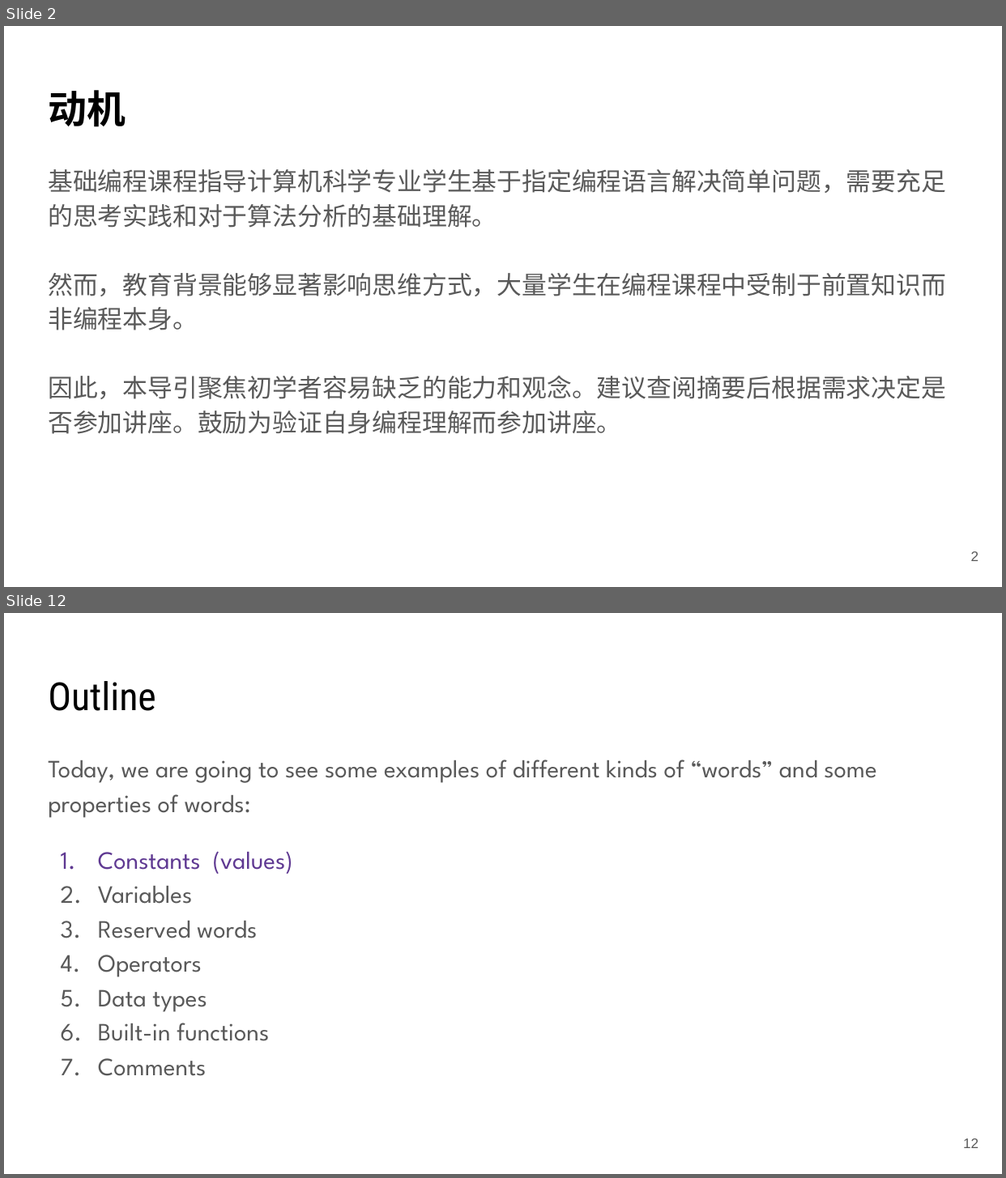
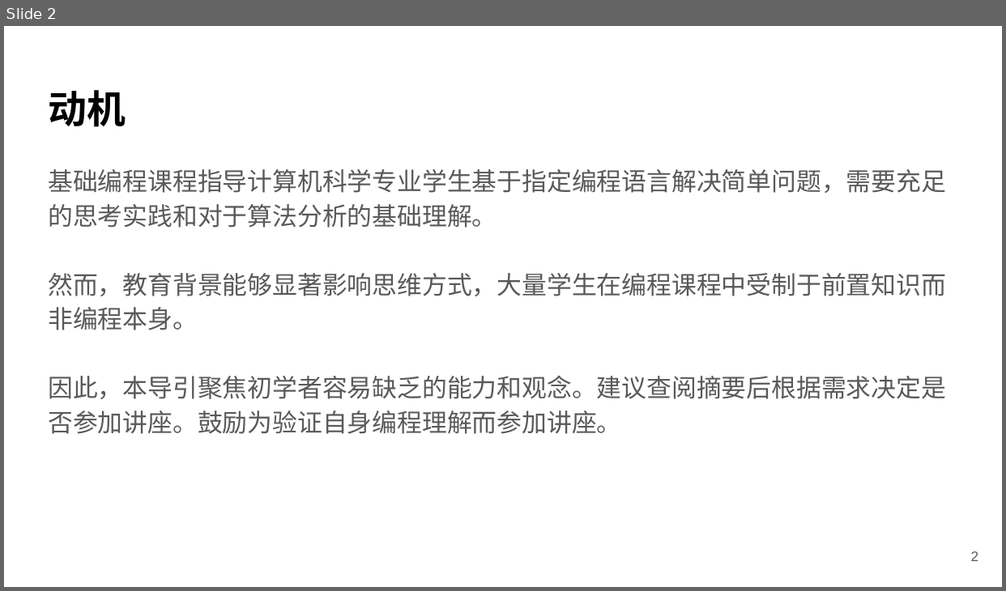
Before and after one commit to Saisyc/From-Algorithm-To-Implementation, a slide deck: 第1章 面向计算机科学专业学生的程序设计基础课程导引/第1讲 日常活动中的计算思维/第1讲 日常活动中的计算思维.pptx. Shown one above the other, each under a label of ours: slides 2 and 12 before the commit, slide 2 after it; the slides between them are not shown. The pictures are 1006x1178 and 1006x591 pixels, drawn with LibreOffice and Linux fonts; fonts in the diff are those of the drawing. Boxes give left, top, right and bottom in pixels: in the first picture for what was removed or moved away, otherwise in the second. Text is boxed around its words. In the diff, an @@ line names an element or a change of style, - is before the commit and + after.

```diff
--- a/第1章 面向计算机科学专业学生的程序设计基础课程导引/第1讲 日常活动中的计算思维/第1讲 日常活动中的计算思维.pptx
+++ b/第1章 面向计算机科学专业学生的程序设计基础课程导引/第1讲 日常活动中的计算思维/第1讲 日常活动中的计算思维.pptx
@@ slide 12 removed at box(4, 613, 1002, 1174), background #FFFFFF @@
@@ title removed at box(48, 681, 156, 711) @@
-Outline
@@ text removed at box(48, 760, 876, 1076) @@
-Today, we are going to see some examples of different kinds of “words” and some properties of words:
-1. Constants (values)
-2. Variables
-3. Reserved words
-4. Operators
-5. Data types
-6. Built-in functions
-7. Comments
@@ page number removed at box(963, 1139, 978, 1148) @@
-12
```
Also in this commit, not shown: 55 other slides removed, 2 other files.
